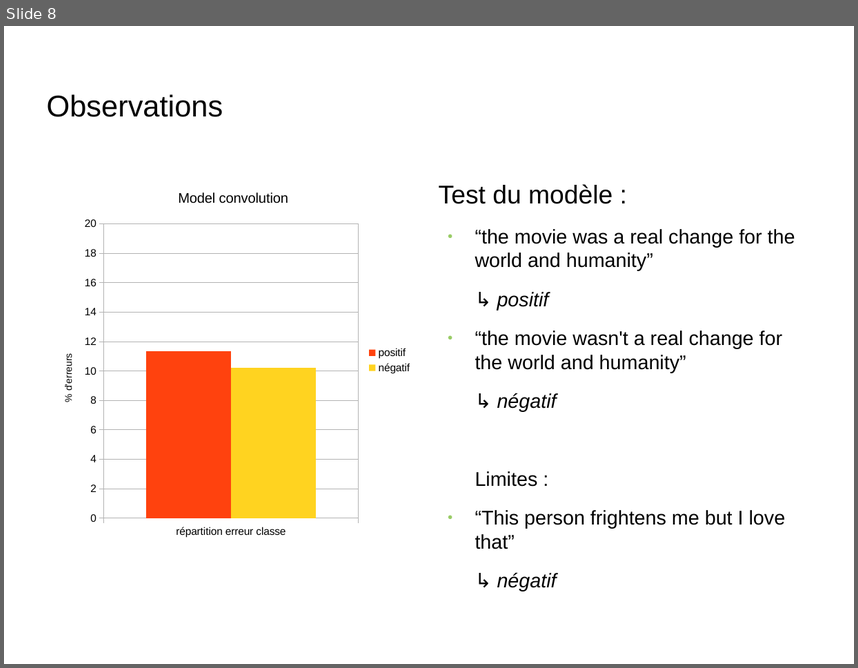
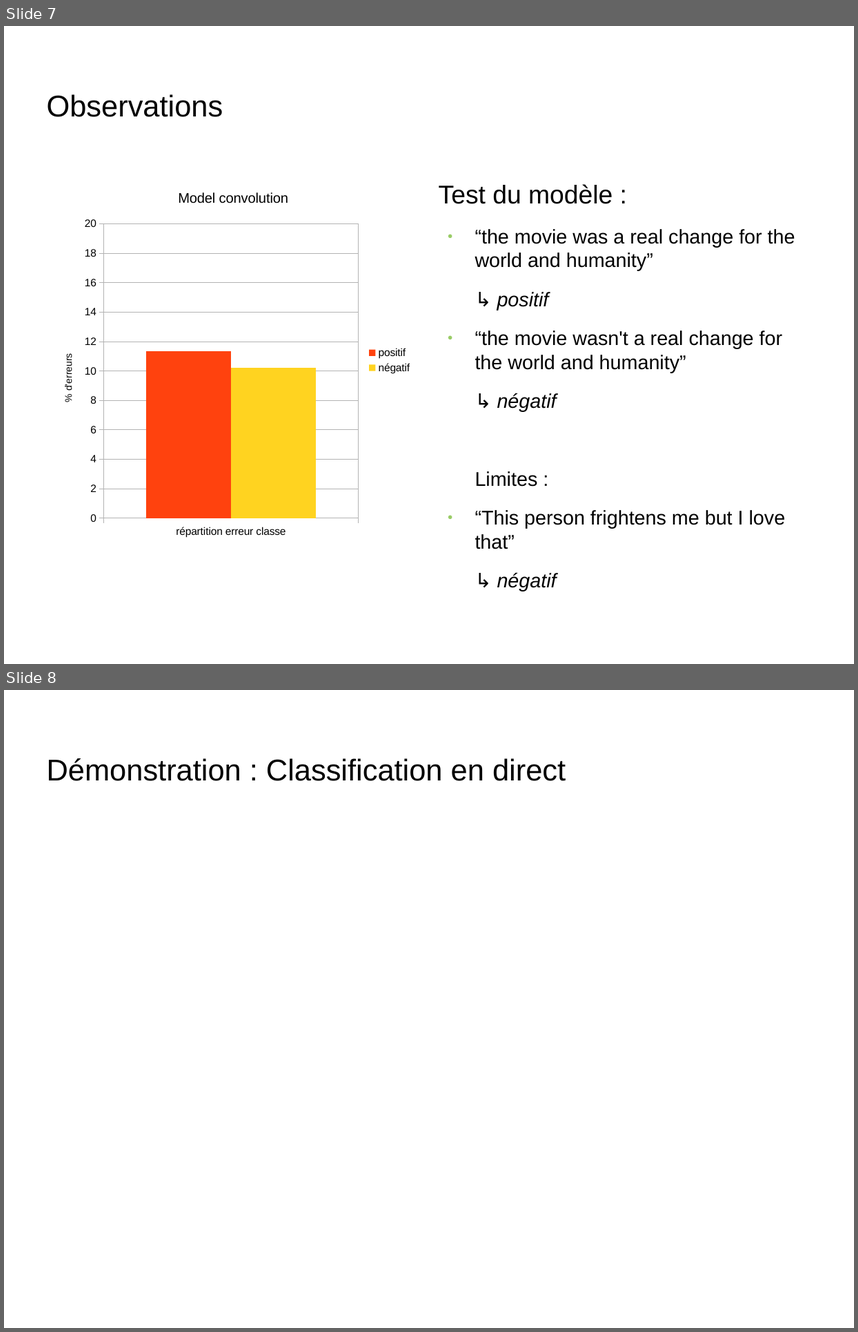
Before and after one commit to Ipsedo/TER_modele_neuronaux, a slide deck: presentation.odp. Shown one above the other, each under a label of ours: slide 8 before the commit, slides 7 and 8 after it. The pictures are 858x668 and 858x1332 pixels, drawn with LibreOffice and Linux fonts; fonts in the diff are those of the drawing; background and template pictures are left out. Boxes give left, top, right and bottom in pixels: in the first picture for what was removed or moved away, otherwise in the second. Text is boxed around its words. In the diff, an @@ line names an element or a change of style, - is before the commit and + after.

```diff
--- a/presentation.odp
+++ b/presentation.odp
@@ slide 8 added at [4,690,854,1328], background picture (left out) @@
@@ title added at [47,758,566,781], 28 pt, text #000000 @@
+Démonstration : Classification en direct
@@ what was slide 8 is now slide 7 @@
```
Also in this commit, not shown: 1 slide changed, 2 slides removed.
